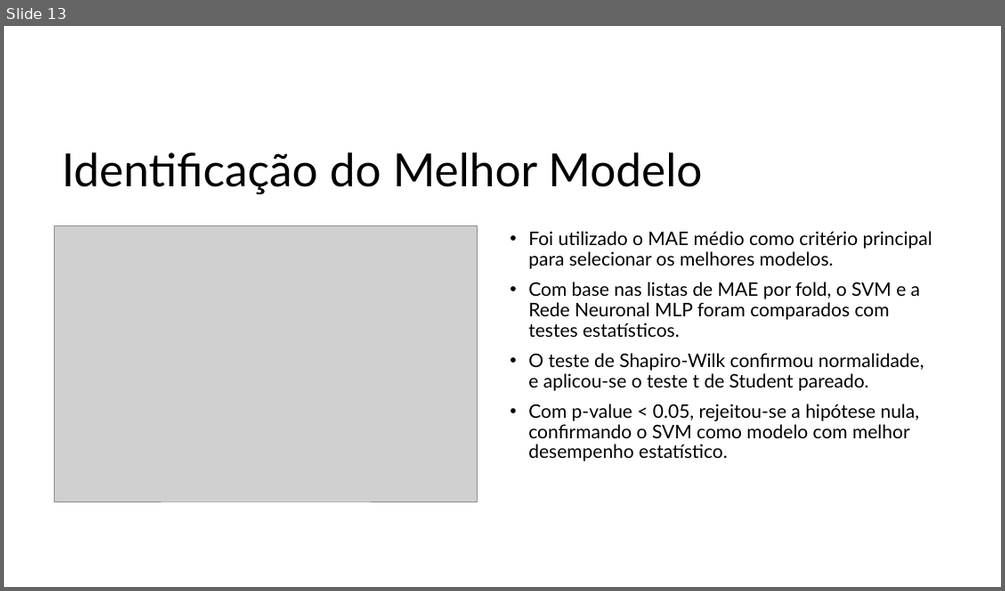
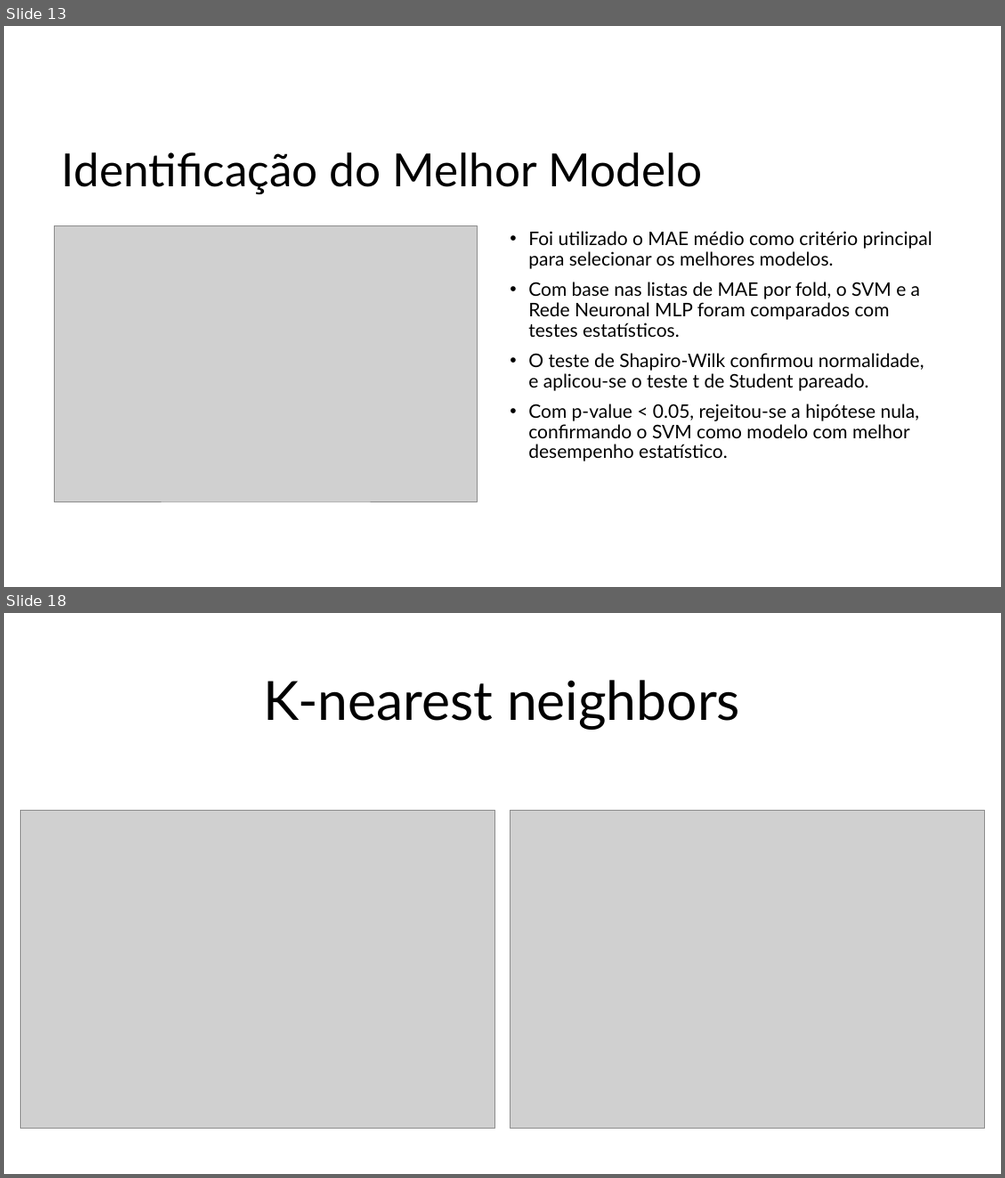
Before and after one commit to JoaoPinto1220663/ANADI_MFC_3DI_1220664_1220663_1220665, a slide deck: apresentação/ANADI - Trabalho Prático 2.pptx. Shown one above the other, each under a label of ours: slide 13 before the commit, slides 13 and 18 after it; the slides between them are not shown. The pictures are 1005x591 and 1005x1178 pixels, drawn with LibreOffice and Linux fonts; fonts in the diff are those of the drawing; grey boxes stand for pictures. Boxes give left, top, right and bottom in pixels: in the first picture for what was removed or moved away, otherwise in the second. Text is boxed around its words. In the diff, an @@ line names an element or a change of style, - is before the commit and + after.

```diff
--- a/apresentação/ANADI - Trabalho Prático 2.pptx
+++ b/apresentação/ANADI - Trabalho Prático 2.pptx
@@ slide 18 added at box(4, 613, 1001, 1174), background #FFFFFF @@
@@ title added at box(264, 680, 740, 730), 52 pt, text #000000 @@
+K-nearest neighbors
@@ picture added at box(20, 811, 495, 1128) @@
@@ picture added at box(510, 811, 985, 1128) @@
```
Also in this commit, not shown: 5 other slides added.
